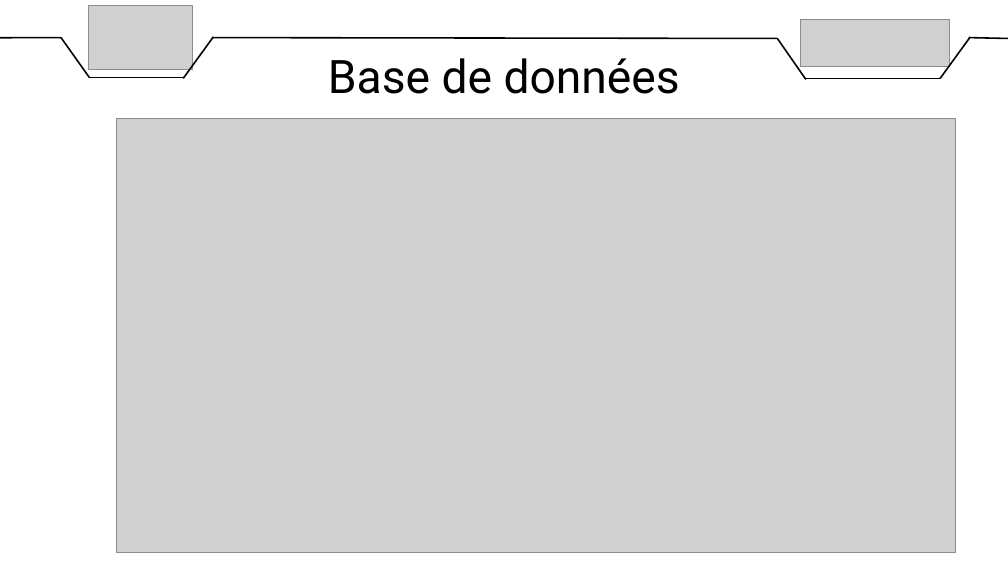
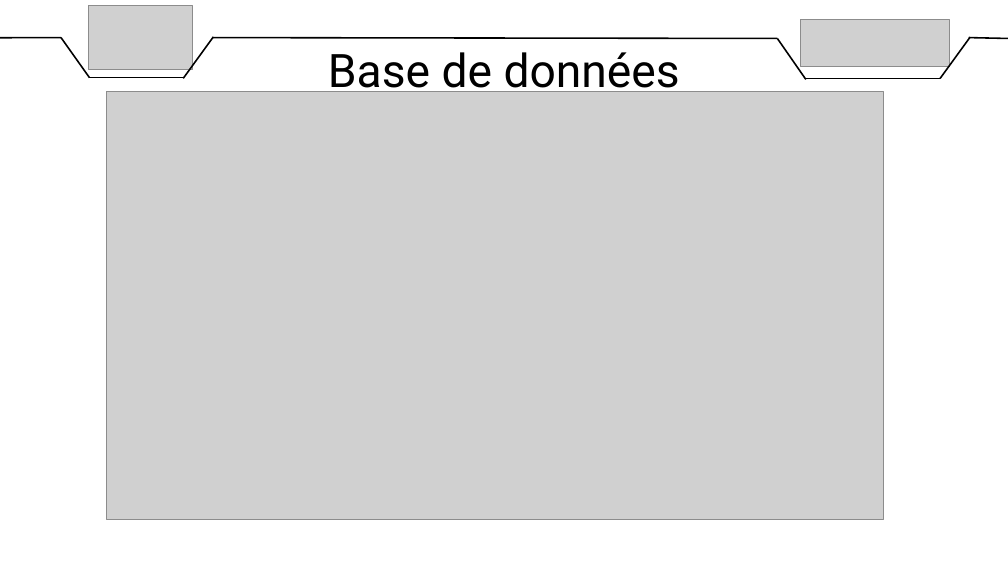
Before and after one commit to DylanChe/SupervisionSerre, a slide deck: slide 14 of oral_projet/revue_2/diaporama_revue_2_samuel.pptx. Drawn at 1008x567 pixels with LibreOffice and Linux fonts; fonts in the diff are those of the drawing; grey boxes stand for pictures. Boxes give left, top, right and bottom in pixels: in the first picture for what was removed or moved away, otherwise in the second. Text is boxed around its words. In the diff, an @@ line names an element or a change of style, - is before the commit and + after.

```diff
--- a/oral_projet/revue_2/diaporama_revue_2_samuel.pptx
+++ b/oral_projet/revue_2/diaporama_revue_2_samuel.pptx
@@ text "Base de données" rewrapped from [328, 58, 680, 94] to [328, 52, 680, 98] @@
@@ picture: place and size @@
-picture at [116, 119, 955, 553]
+picture at [107, 91, 883, 520]
```
Also in this commit, not shown: 1 other slide changed, 1 other file.
